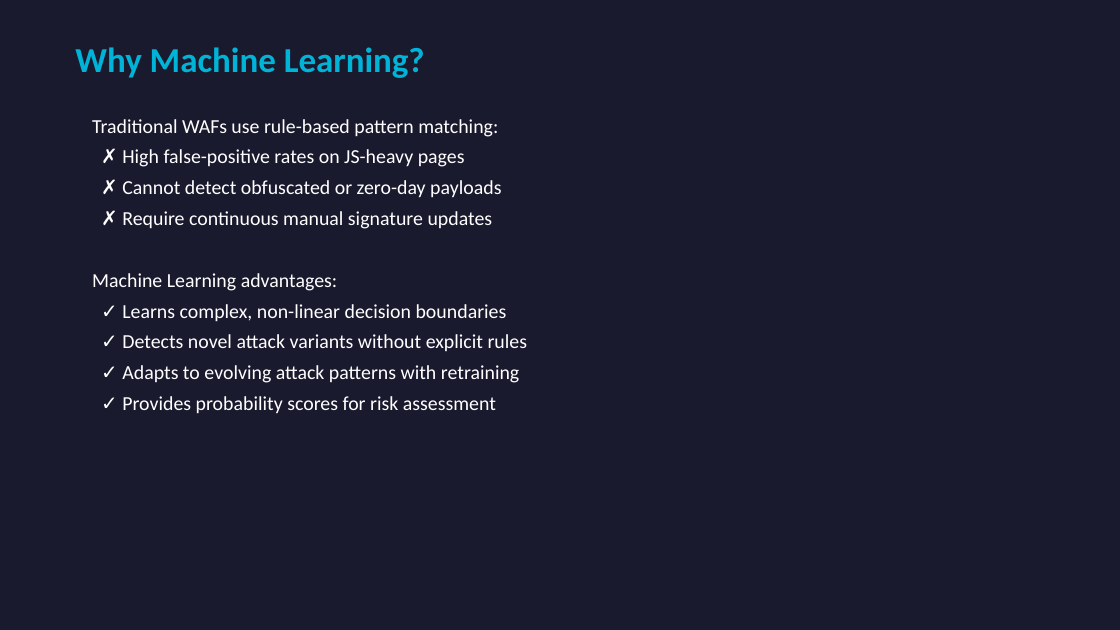
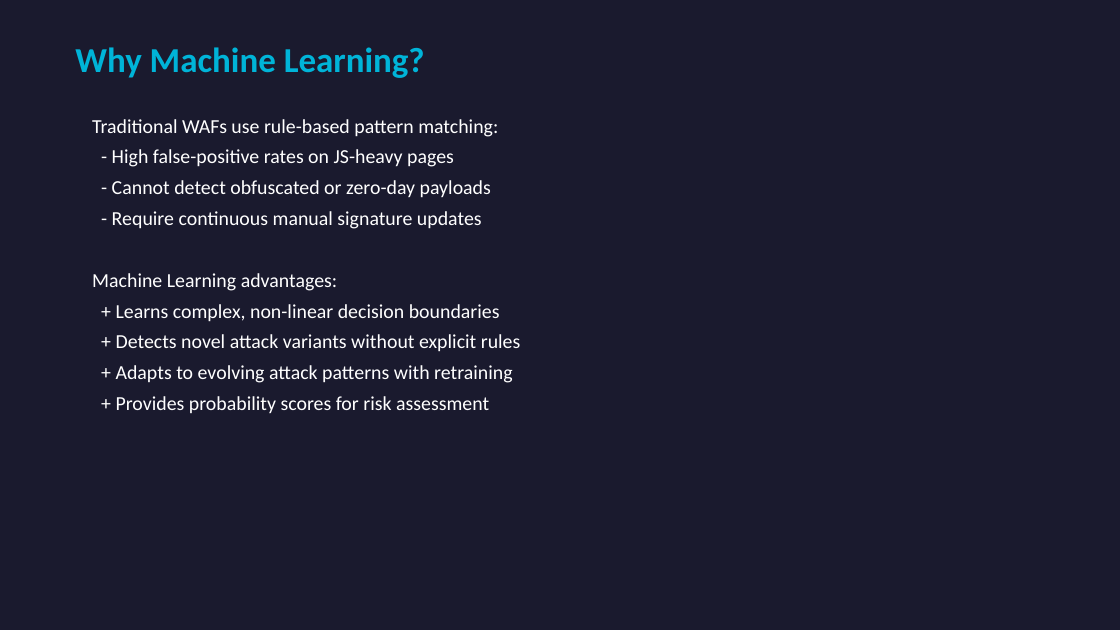
Before and after one commit to mohammadibnibrahim/XSS_ML, a slide deck: slide 4 of presentation/Blackhat_Presentation.pptx. Drawn at 1120x630 pixels with LibreOffice and Linux fonts; fonts in the diff are those of the drawing. Boxes give left, top, right and bottom in pixels: in the first picture for what was removed or moved away, otherwise in the second. Text is boxed around its words. In the diff, an @@ line names an element or a change of style, - is before the commit and + after.

```diff
--- a/presentation/Blackhat_Presentation.pptx
+++ b/presentation/Blackhat_Presentation.pptx
@@ text at (112,149,491,229): text changed @@
-✗ High false-positive rates on JS-heavy pages
-✗ Cannot detect obfuscated or zero-day payloads
-✗ Require continuous manual signature updates
+- High false-positive rates on JS-heavy pages
+- Cannot detect obfuscated or zero-day payloads
+- Require continuous manual signature updates
@@ text at (116,304,521,413): text changed @@
-✓ Learns complex, non-linear decision boundaries
-✓ Detects novel attack variants without explicit rules
-✓ Adapts to evolving attack patterns with retraining
-✓ Provides probability scores for risk assessment
++ Learns complex, non-linear decision boundaries
++ Detects novel attack variants without explicit rules
++ Adapts to evolving attack patterns with retraining
++ Provides probability scores for risk assessment
```
Also in this commit, not shown: 3 other slides changed, 10 other files.
